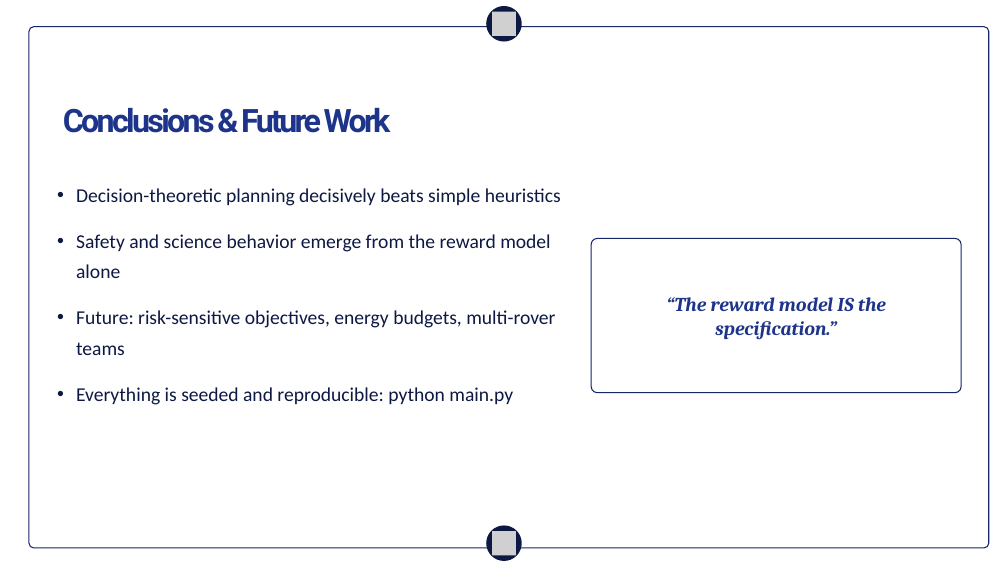
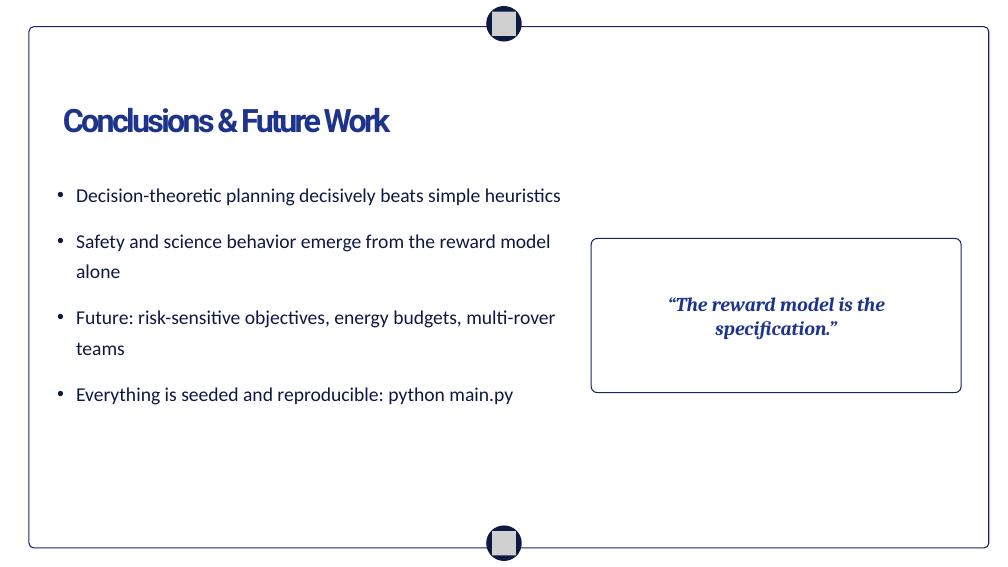
Before and after one commit to MRSHAKILS/Autonomous-Volcanic-Terrain-Exploration-Using-Markov-Decision-Process, a slide deck: slide 9 of others/final_presentation.pptx. Drawn at 1008x567 pixels with LibreOffice and Linux fonts; fonts in the diff are those of the drawing; grey boxes stand for pictures; background and template pictures are left out. Boxes give left, top, right and bottom in pixels: in the first picture for what was removed or moved away, otherwise in the second. Text is boxed around its words. In the diff, an @@ line names an element or a change of style, - is before the commit and + after.

```diff
--- a/others/final_presentation.pptx
+++ b/others/final_presentation.pptx
@@ text in rounded rectangle at (x1=668, y1=297, x2=885, y2=340): text changed @@
-“The reward model IS the specification.”
+“The reward model is the specification.”
```
Also in this commit, not shown: 3 other slides changed.
